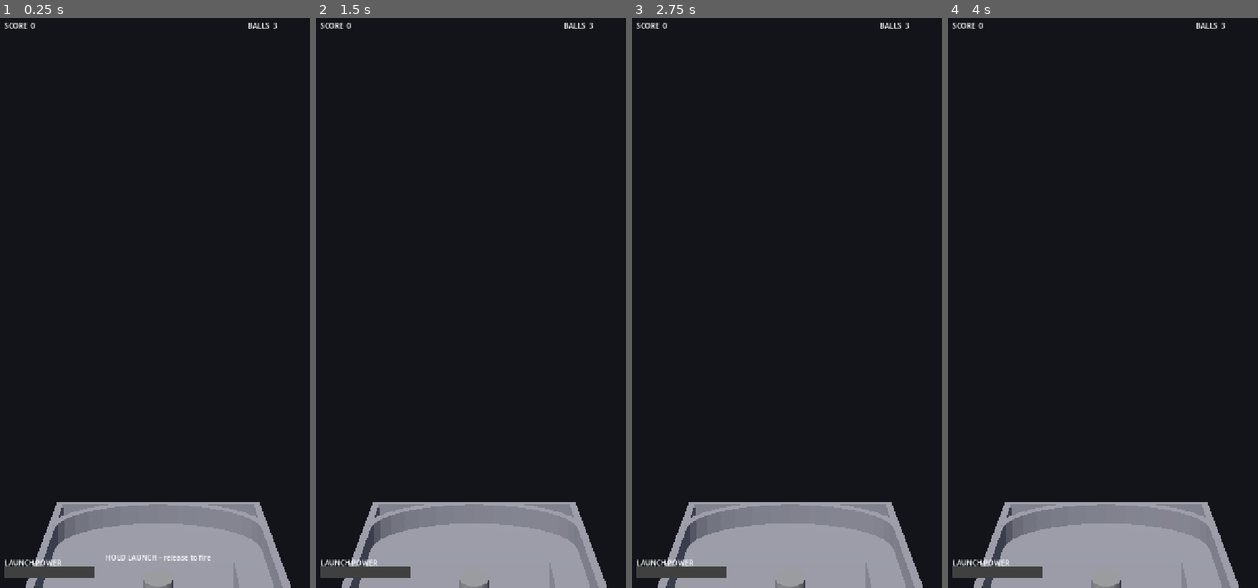
Above: before the commit, frames 1-4 (left to right).
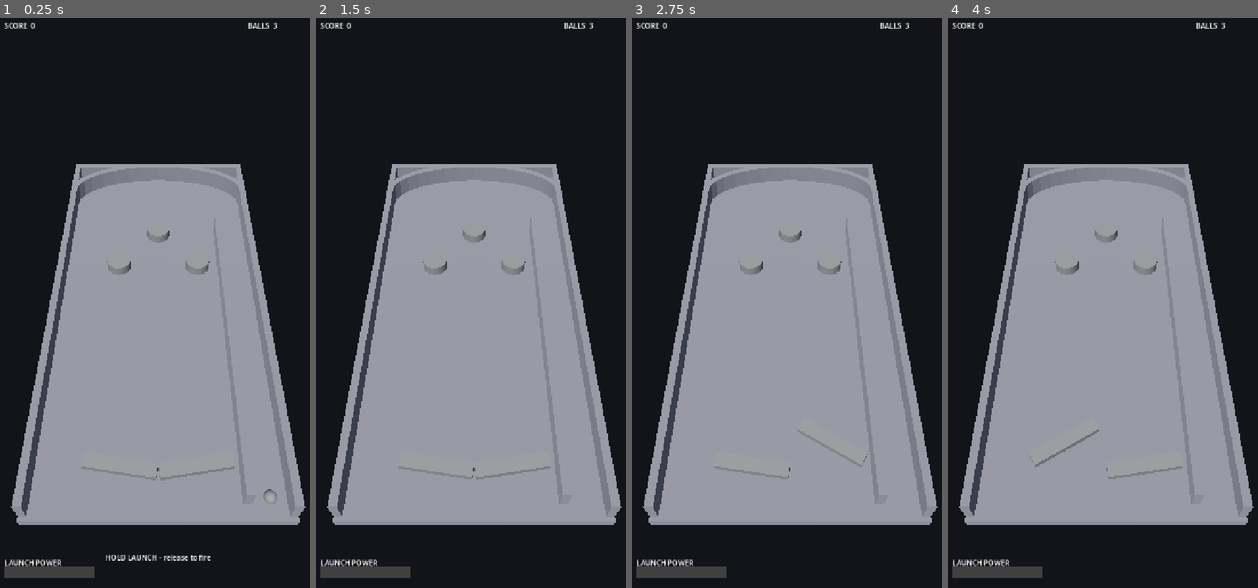
Above: after the commit, the same moments.

Repository: Synthetic-Virus/pinball-game
Game: Godot game, scene res://scenes/Table.tscn
Two runs of this game, one before a commit and one after it. Both use one fixed random seed, a clock stepped at 60 frames per second and the inputs below.
Inputs (mouse positions are in pixels of both pictures, inside the frame that each line leads up to):
- Up to frame 1 (0.25 s): no input
- Up to frame 2 (1.5 s): tap Enter at 0.5 s; move the mouse to (545, 274) at 0.52 s; hold D (right_flipper) 0.53-1.25 s; tap Up (nudge) at 0.6 s; click (545, 274) at 0.67 s; tap Space (launch) at 1.25 s; drag from (409, 331) to (458, 417) at 1.27 s
- Up to frame 3 (2.75 s): tap Enter at 2 s; move the mouse to (821, 177) at 2.02 s; hold D (right_flipper) from 2.03 s (still down); tap Up (nudge) at 2.1 s
- Up to frame 4 (4 s): release D (right_flipper) at 2.75 s; tap Space (launch) at 2.75 s; drag from (1090, 417) to (1010, 217) at 2.77 s; tap Enter at 3.5 s; move the mouse to (1202, 388) at 3.52 s; hold A (left_flipper) from 3.53 s (still down); tap Alt at 3.6 s; tap Up (nudge) at 3.8 s

The runs differ from the first frame. In frame 1, 54% of the frame differs, in the area x 3-99%, y 25-100%; in frame 2, 54%; in frame 3, 54%; in frame 4, 54%.

Commit message:
fix: auto-frame the camera via the engine + deterministic framing test
Hand-tuned camera positions kept landing the table jammed at the bottom of the frame:
an off-engine projection model disagreed with what Godot actually renders, and a thin
client cannot preview to reconcile. Stop guessing magic numbers.

table.gd: the camera position is now computed at runtime by _frame_camera - aim at the
table center (centered by construction) from a fixed downward pitch, then back off along
that direction until every table corner is inside the REAL camera frustum
(is_position_in_frustum), plus a margin. Re-runs on viewport resize (web canvas gets its
true size after the first frame). Uses Godot's own projection, so it cannot drift from
the render and self-corrects for any aspect ratio.

tests/test_scene_structure.gd: add test_camera_frames_the_whole_table - asserts all 8
table corners sit in the camera frustum after _ready. This makes FRAMING machine-verified
on CI (no browser eyeballing), the same way the render-contract tests cover camera/light.

tools/table_viz.py: tolerate the now-absent hardcoded camera (renders the top-down layout;
camera views available by passing explicit values on the CLI).

Co-Authored-By: Claude Opus 4.8 <noreply@anthropic.com>

Diff:
--- a/scripts/table.gd
+++ b/scripts/table.gd
@@ -49,6 +49,13 @@
 	Vector3(0.0, 0.0, -12.0),
 ]
 
+## Camera framing tunables. The camera POSITION is computed at runtime by _frame_camera (it fits
+## the table bounds via the engine's real projection); only the viewing FEEL lives here - pitch and
+## breathing room. FOV is vertical (Godot default keep_aspect = KEEP_HEIGHT).
+const CAMERA_FOV: float = 60.0
+const VIEW_PITCH_DEG: float = 42.0
+const FRAME_MARGIN: float = 1.08
+
 # Filled in _ready(). Typed so the rest of the file (and tests) get autocomplete + checks.
 var playfield: Node3D
 var ball: RigidBody3D
@@ -60,6 +67,7 @@
 var game_flow: Node
 var hud: CanvasLayer
 var targets: Array[Area3D] = []
+var _camera: Camera3D
 
 
 func _ready() -> void:
@@ -77,20 +85,14 @@
 ## Build the presentation layer: a camera to view the table, a light to lit the gray-box meshes,
 ## and an environment for ambient fill + background. WHY THIS EXISTS: the table elements build their
 ## own MeshInstance3D geometry, but a 3D scene with no Camera3D renders only the clear color (the
-## "empty gray table" bug) and unlit meshes are invisible without a light. These nodes are added to
-## the Table ROOT (this node, unrotated) - not the tilted Playfield - so the camera/light placement
-## is reasoned in world space. Gray-box only; art/lighting polish is a later slice.
+## "empty gray table" bug) and unlit meshes are invisible without a light.
 ##
-## Camera placement: the table is centered at the origin, tilted TableConfig.TILT_DEG about X so the
-## arch end (local -Z) rises and the drain end (local +Z) drops. We sit the camera above and behind
-## the drain end (high +Z, elevated) and aim up-table so the whole playfield reads like a real
-## cabinet view. The three CAMERA_/LIGHT_ tunables below are deliberately easy to nudge once seen on
-## the demo, since framing cannot be previewed on the thin-client laptop (verify on the web demo).
+## The camera POSITION is NOT hardcoded. A hand-tuned position guessed off-engine drifted badly from
+## what Godot actually rendered (the table sat jammed at the bottom of the frame). So instead we let
+## the ENGINE frame the table: _frame_camera aims at the table center and backs the camera off until
+## every table corner is inside the real camera frustum. That uses Godot's own projection and the
+## real viewport, so it cannot disagree with the render and it self-corrects for any aspect ratio.
 func _build_presentation() -> void:
-	# Tunables - adjust framing/feel after viewing the deployed web demo.
-	const CAMERA_POS: Vector3 = Vector3(0.0, 30.0, 44.0)
-	const CAMERA_LOOK_AT: Vector3 = Vector3(0.0, -7.0, 2.0)
-	const CAMERA_FOV: float = 54.0
 	const LIGHT_EULER_DEG: Vector3 = Vector3(-50.0, -20.0, 0.0)
 
 	# Environment: dark background plus ambient fill so the neutral gray boxes are legible even on the
@@ -115,14 +117,68 @@
 	light.shadow_enabled = false
 	add_child(light)
 
-	# Camera framing the whole playfield from the drain end, made current so the viewport uses it.
-	var camera := Camera3D.new()
-	camera.name = "Camera"
-	camera.fov = CAMERA_FOV
-	camera.position = CAMERA_POS
-	camera.look_at(CAMERA_LOOK_AT, Vector3.UP)
-	camera.current = true
-	add_child(camera)
+	# Camera: created here, but POSITIONED by _frame_camera. current = true so the viewport uses it.
+	_camera = Camera3D.new()
+	_camera.name = "Camera"
+	_camera.fov = CAMERA_FOV
+	add_child(_camera)
+	_camera.current = true
+	# Frame once after the tree/viewport exist (deferred), and again whenever the viewport resizes -
+	# the web canvas only gets its real size after the first frame, so the initial frame may be off.
+	get_viewport().size_changed.connect(_frame_camera)
+	call_deferred("_frame_camera")
+
+
+## World-space corners of the (tilted) table bounding box. The table is centered at the origin and
+## the Playfield node is rotated TableConfig.TILT_DEG about X, so we apply that same tilt here.
+func _table_corners() -> Array:
+	var tilt := Basis(Vector3.RIGHT, deg_to_rad(TableConfig.TILT_DEG))
+	var hw: float = TableConfig.HALF_WIDTH
+	var hl: float = TableConfig.HALF_LENGTH
+	var ht: float = TableConfig.WALL_HEIGHT
+	var corners: Array = []
+	for sx in [-hw, hw]:
+		for sy in [0.0, ht]:
+			for sz in [-hl, hl]:
+				corners.append(tilt * Vector3(sx, sy, sz))
+	return corners
+
+
+## True only when EVERY given world point is inside the current camera frustum (i.e. on screen).
+func _all_corners_visible(corners: Array) -> bool:
+	for corner in corners:
+		if not _camera.is_position_in_frustum(corner):
+			return false
+	return true
+
+
+## Position the camera so the whole table is framed, using the ENGINE's real projection. Aim at the
+## table center (centered by construction) from a fixed downward pitch, then back the camera off
+## along that direction until every table corner is inside the frustum, plus a margin.
+## Re-runnable: called deferred at startup and on every viewport resize.
+func _frame_camera() -> void:
+	if _camera == null:
+		return
+	var corners := _table_corners()
+	var center := Vector3.ZERO  # table is centered at the world origin
+	var pitch := deg_to_rad(VIEW_PITCH_DEG)
+	# Direction from the table center out to the camera: elevated (+Y) and behind the drain end (+Z).
+	var out_dir := Vector3(0.0, sin(pitch), cos(pitch)).normalized()
+	var dist := 18.0
+	_place_camera(center, out_dir, dist)
+	# Grow the distance until the whole table fits (guard bounds the loop defensively).
+	var guard := 0
+	while guard < 400 and not _all_corners_visible(corners):
+		dist += 1.5
+		_place_camera(center, out_dir, dist)
+		guard += 1
+	# A little breathing room so the table is not edge-to-edge.
+	_place_camera(center, out_dir, dist * FRAME_MARGIN)
+
+
+func _place_camera(center: Vector3, out_dir: Vector3, dist: float) -> void:
+	_camera.global_position = center + out_dir * dist
+	_camera.look_at(center, Vector3.UP)
 
 
 ## Create the tilted Playfield node that every table element is parented under.
--- a/tests/test_scene_structure.gd
+++ b/tests/test_scene_structure.gd
@@ -49,3 +49,24 @@
 	assert_not_null(ball, "expected a ball RigidBody3D in the built scene")
 	if ball != null:
 		assert_not_null(_find("MeshInstance3D", ball), "ball needs a MeshInstance3D to be visible")
+
+
+func test_camera_frames_the_whole_table() -> void:
+	## FRAMING gate: the auto-frame must put every table corner inside the camera frustum, or the
+	## table renders off-screen / jammed in a corner (the "table at the bottom" bug). Verified via the
+	## engine's own projection, so it holds for whatever viewport size CI runs at.
+	await wait_frames(3)  # let the deferred _frame_camera run after _ready
+	var cam: Camera3D = _find("Camera3D") as Camera3D
+	assert_not_null(cam, "need a Camera3D to test framing")
+	if cam == null:
+		return
+	var tilt := Basis(Vector3.RIGHT, deg_to_rad(TableConfig.TILT_DEG))
+	var hw: float = TableConfig.HALF_WIDTH
+	var hl: float = TableConfig.HALF_LENGTH
+	var ht: float = TableConfig.WALL_HEIGHT
+	for sx in [-hw, hw]:
+		for sy in [0.0, ht]:
+			for sz in [-hl, hl]:
+				var corner: Vector3 = tilt * Vector3(sx, sy, sz)
+				assert_true(cam.is_position_in_frustum(corner),
+					"table corner %s must be framed by the camera" % corner)
Not shown, changed: tools/table_viz.py
